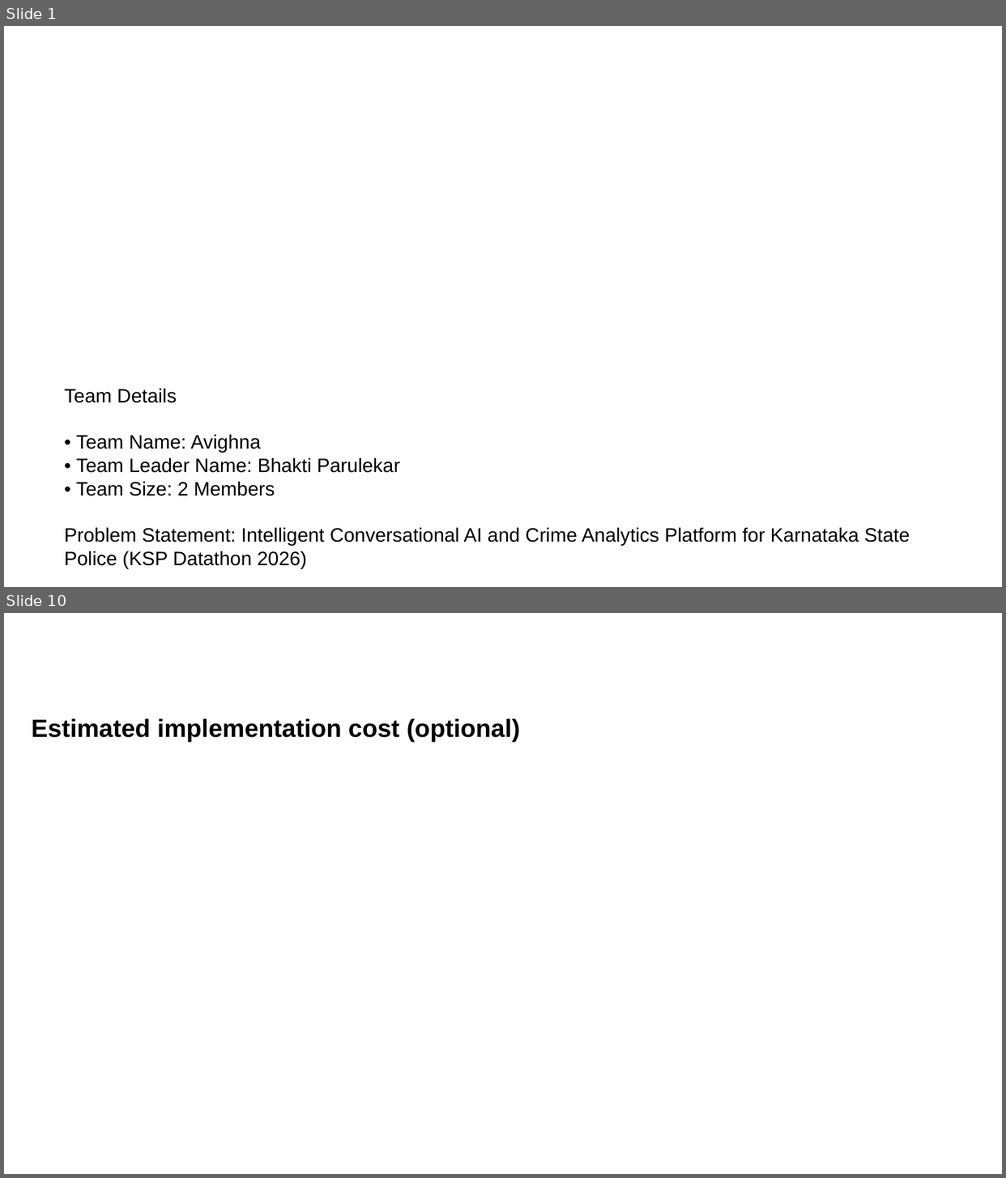
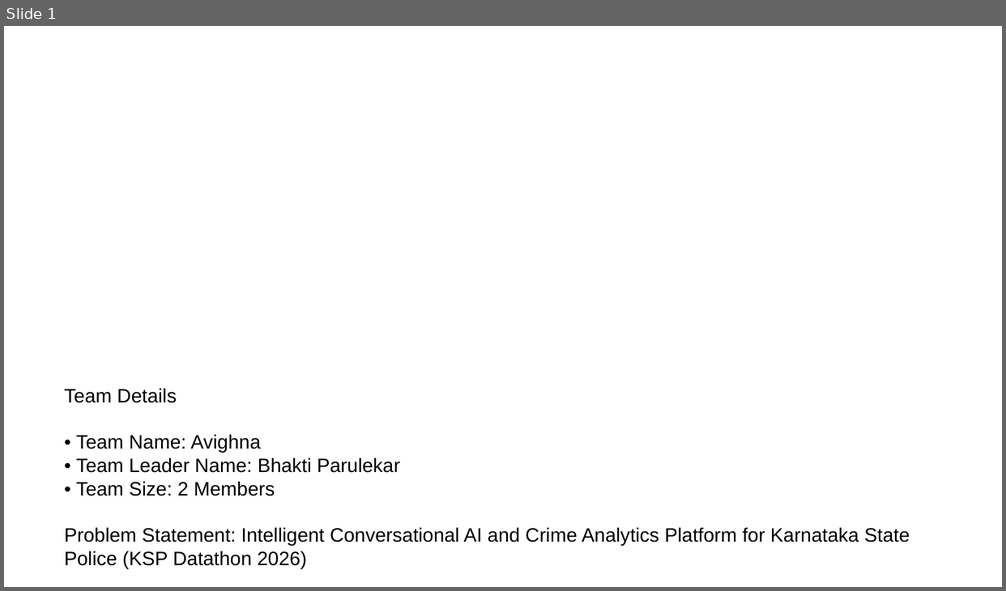
Before and after one commit to Bhakti-e/ibha-ksp, a slide deck: Ibha_KSP_Prototype_Submission.pptx. Shown one above the other, each under a label of ours: slides 1 and 10 before the commit, slide 1 after it; the slides between them are not shown. The pictures are 1006x1178 and 1006x591 pixels, drawn with LibreOffice and Linux fonts; fonts in the diff are those of the drawing; background and template pictures are left out. Boxes give left, top, right and bottom in pixels: in the first picture for what was removed or moved away, otherwise in the second. Text is boxed around its words. In the diff, an @@ line names an element or a change of style, - is before the commit and + after.

```diff
--- a/Ibha_KSP_Prototype_Submission.pptx
+++ b/Ibha_KSP_Prototype_Submission.pptx
@@ slide 10 removed at (x1=4, y1=613, x2=1002, y2=1174), background picture (left out) @@
@@ text removed at (x1=32, y1=718, x2=520, y2=742) @@
-Estimated implementation cost (optional)
```
Also in this commit, not shown: 11 slides changed, 2 other slides removed, 5 other files.
